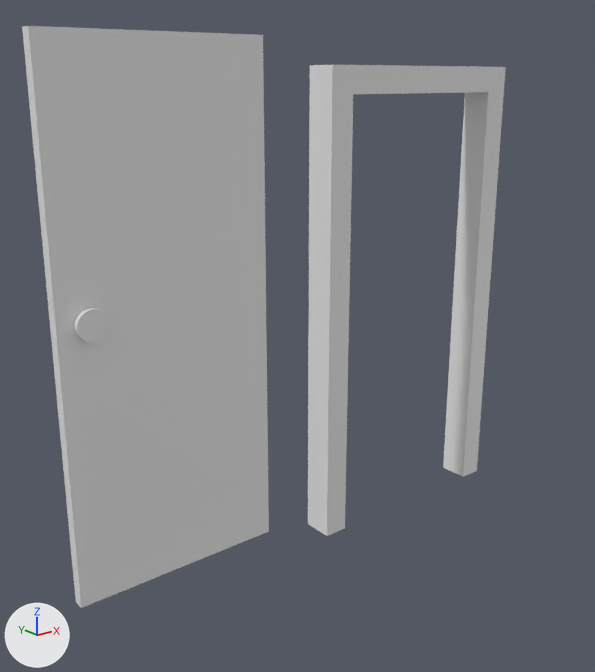
A saved change to the FBX model game/door.fbx.
Rendered twice from a 50 mm lens placed at (1.33, -3.69, 2.75), pointed at (3.52, -0.96, 1.65). Every picture has the same lights, and +X, +Y and +Z are marked at lower left. The older version comes first. Where no turn or scale is listed for an object, it has been applied to the vertices.
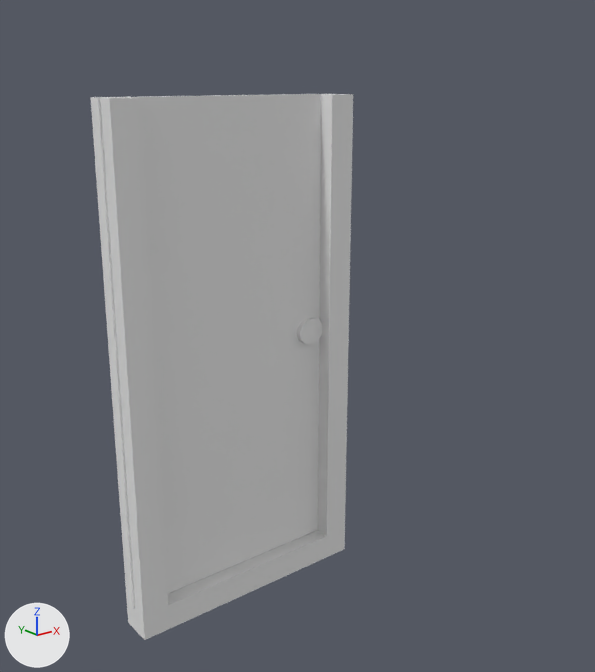
The newer file is also turned or shifted as a whole; pictures and numbers use the older file's frame.

Where the change shows, as pixel boxes [x1, y1, x2, y2] in the pictures (595 x 672 px):
'Cylinder', deleted
    before: [22, 26, 269, 608]
'Cylinder.001', added
    after: [92, 94, 322, 608]
'Cylinder.002', reshaped (472% wider, 23% taller)
    before: [308, 94, 353, 536]
    after: [91, 94, 353, 640]
'Cylinder.003', deleted
    before: [443, 92, 504, 477]
'Cylinder.004', deleted
    before: [310, 65, 506, 95]
part 1 of me_cylinder_002, added
    after: [91, 97, 168, 616]
part 2 of me_cylinder_002, added
    after: [127, 529, 345, 640]

The change in detail:
me_cylinder_002 is used by ob_cylinder_002; location (3.908, -0.905, 1.781).
me_cylinder_002 had 8 vertices, 6 faces and spanned x -0.2..-0.08, y -0.06..0.09, z -1.2..0.9.
me_cylinder_002 now has 24 vertices, 18 faces and spans x -1.22..-0.08, y -0.06..0.09, z -1.32..0.9.
me_cylinder_002 part 1: a new loose piece, a box spanning x -1.22..-1.1, y -0.06..0.09, z -1.2..0.9.
me_cylinder_002 part 2: a new loose piece, a box spanning x -1.22..-0.08, y -0.06..0.09, z -1.32..-1.2.
Mesh me_cylinder_001 is new.
It has 72 vertices, 40 faces and spans x -0.15..0.9, y -0.05..0.05, z -0.98..1.12.
Object 'Cylinder' (ob_cylinder) is deleted.
Object 'Cylinder.004' (ob_cylinder_004) is deleted.
Object 'Cylinder.003' (ob_cylinder_003) is deleted.
Object 'Cylinder.001' (ob_cylinder_001) is new; it shows me_cylinder_001.
Its location is (2.823, -0.862, 1.565).
